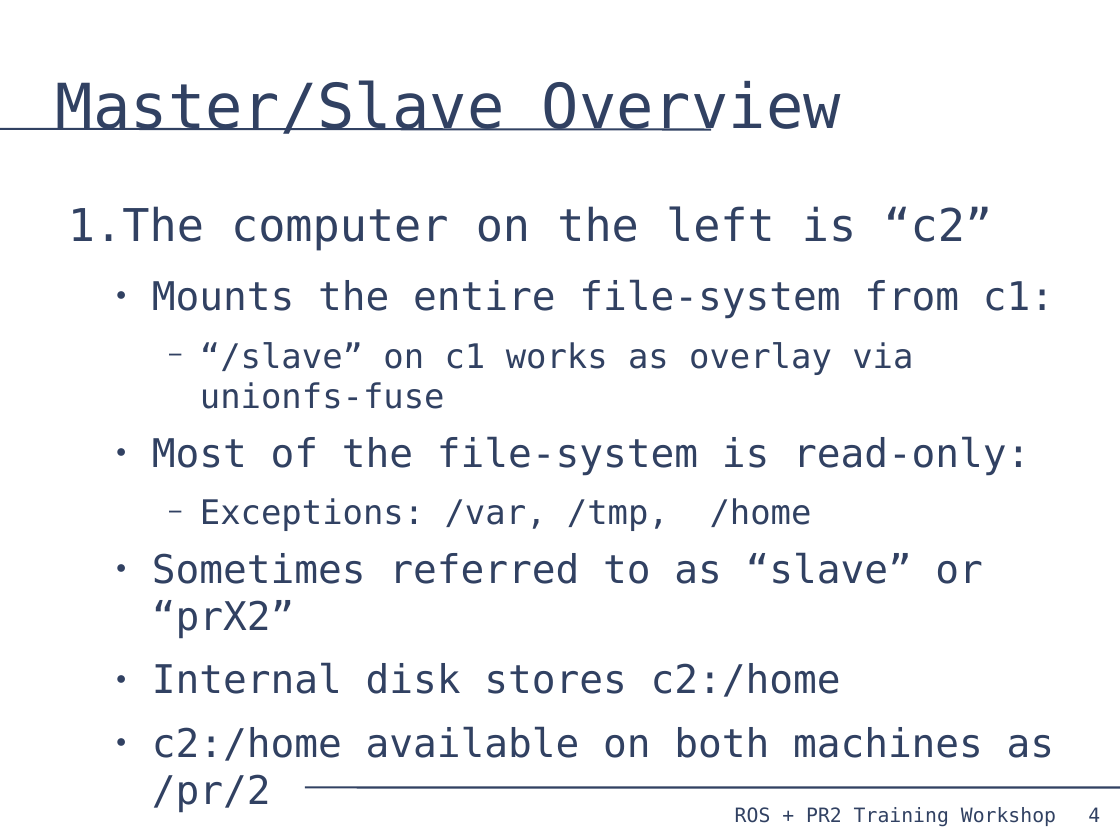
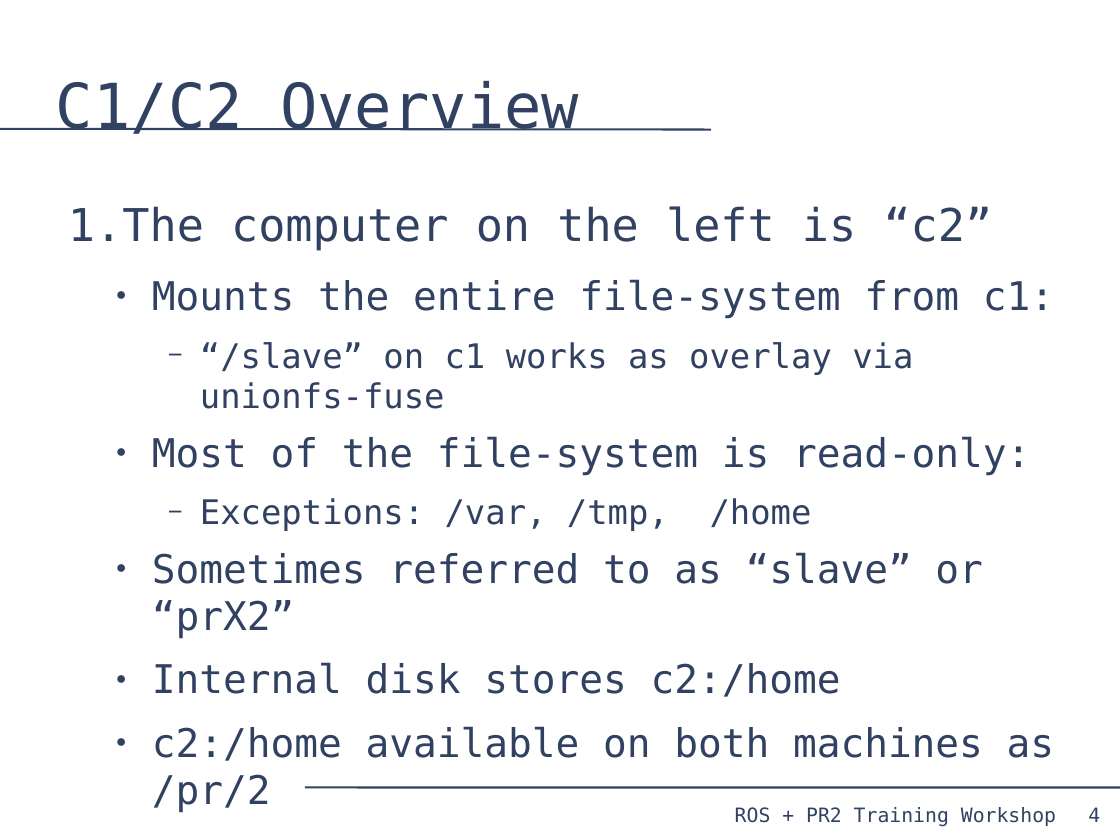
Before and after one commit to PR2/pr2_docs, a slide deck: slide 4 of pr2_training_workshop/pr2_sysadmin/pr2_syasdmin.odp. Drawn at 1120x840 pixels with LibreOffice and Linux fonts; fonts in the diff are those of the drawing. Boxes give left, top, right and bottom in pixels: in the first picture for what was removed or moved away, otherwise in the second. Text is boxed around its words. In the diff, an @@ line names an element or a change of style, - is before the commit and + after.

```diff
--- a/pr2_training_workshop/pr2_sysadmin/pr2_syasdmin.odp
+++ b/pr2_training_workshop/pr2_sysadmin/pr2_syasdmin.odp
@@ title at (56, 81, 579, 134): text changed @@
-Master/Slave Overview
+C1/C2 Overview
```
Also in this commit, not shown: 3 other slides changed, 2 other files.
